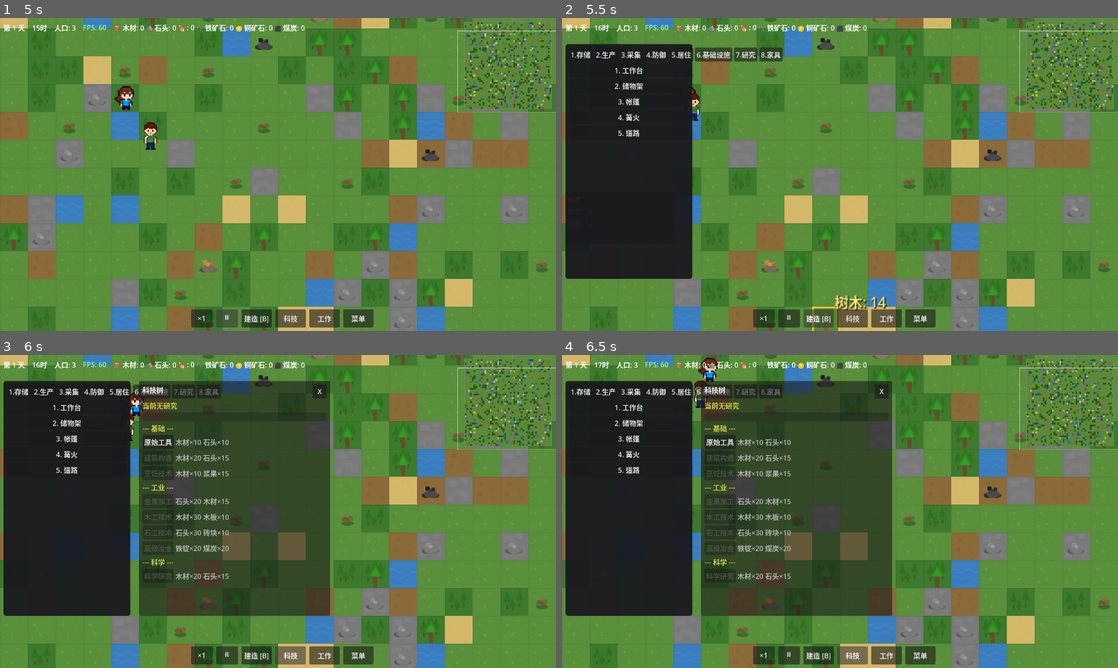
Above: before the commit, frames 1-4 (two rows, left to right).
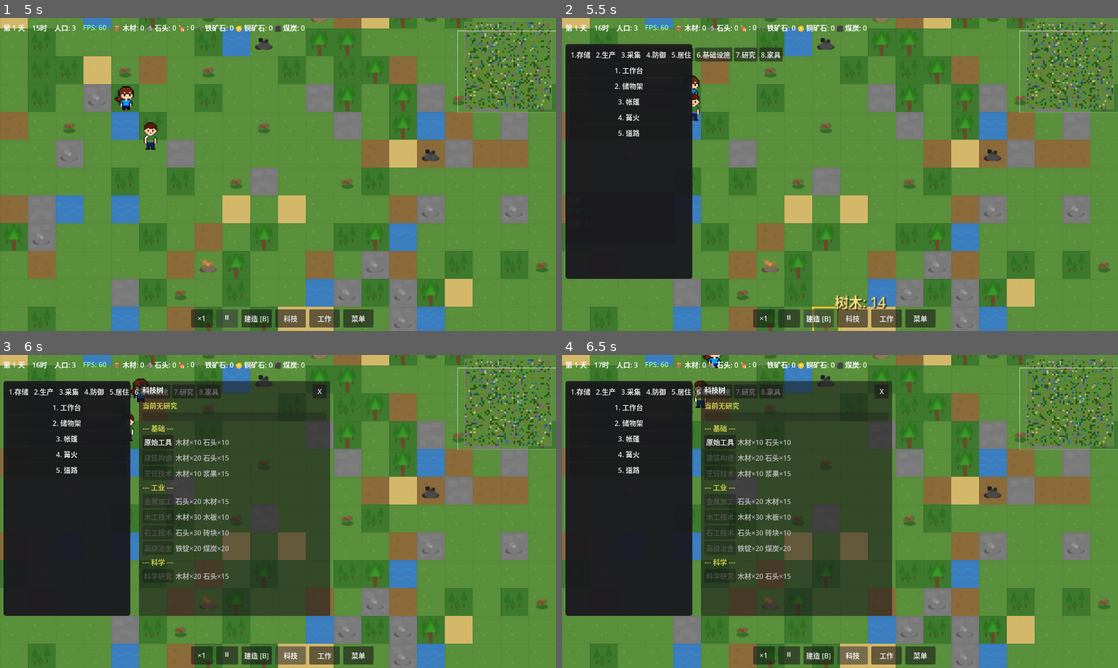
Above: after the commit, the same moments.

Repository: ZhanXuzhao/the-path-of-humanity
Game: Godot game, scene res://scenes/game.tscn
Same seed, same stepped clock (60 frames per second), same inputs: the game is played once before the commit and once after it.
Inputs:
- Up to frame 1 (5 s): click "×1" at 0.5 s; click "×2" at 1.25 s; click "×3" at 2 s; click "×5" at 2.75 s; click "⏸" at 3.5 s; click "▶" at 4.25 s
- Up to frame 2 (5.5 s): click "建造 [B]" at 5 s
- Up to frame 3 (6 s): click "科技" at 5.75 s
- Up to frame 4 (6.5 s): no input

Frame 1 is identical in both runs. In frame 2, less than 0.1% of the frame differs, in the area x 23-94%, y 15-29%; in frame 3, 0.2%, in the area x 23-94%, y 7-22%; in frame 4, 0.2%.

Commit message:
Fix: force arrival->WORKING transition to prevent stuck harvest cycle

Diff:
--- a/scripts/entities/settler.gd
+++ b/scripts/entities/settler.gd
@@ -278,9 +278,9 @@
 						# 已到达目标建筑，立即存放入库
 						_tick_haul_construct()
 				_:  # 其他任务类型 → 到达后开始工作
-					# 到达目标后开始工作（受冷却控制，最多等1秒）
-					if set_state(SettlerState.WORKING):
-						work_accumulator = 0.0
+					# 到达目标后强制开始工作（防止被冷却阻挡导致卡在MOVING→autonomy打断循环）
+					set_state(SettlerState.WORKING, true)
+					work_accumulator = 0.0
 		else:
 			set_state(SettlerState.IDLE, true)  # 强制切换
 
@@ -1137,8 +1137,8 @@
 	if removed > 0:
 		modify_need("hunger", food_restore)
 		_eat_timer = 2.0
-		# 开始进食（受冷却控制）
-		set_state(SettlerState.EATING)
+		# 到达置物架后开始进食（强制切换，防止被冷却阻挡导致反复取食）
+		set_state(SettlerState.EATING, true)
 	else:
 		# complete_task() 已处理状态切换
 		complete_task()
